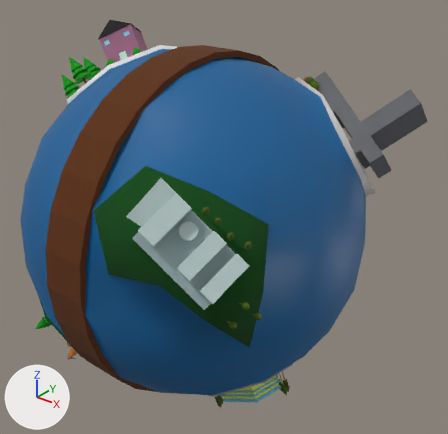
A saved change to the glTF model Assets/Tatiana_Earth_Final.gltf.
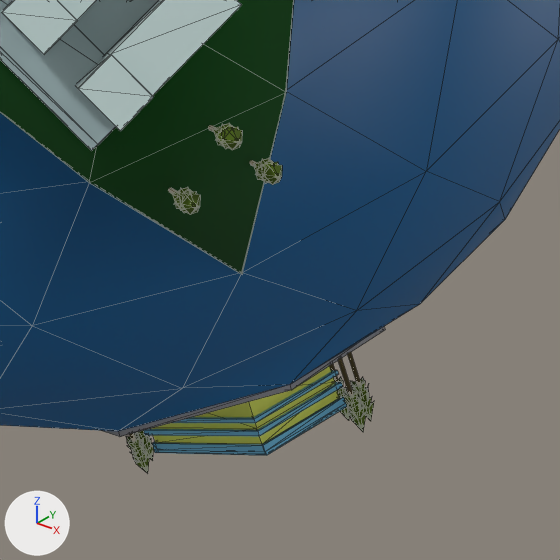
The first picture shows the older version from a 50 mm lens placed at (2.21, -2.5, 1.64), pointed at (0.13, 0.11, 0.03). The close-ups show both versions on the part from 39% to 77% of the width and 61% to 100% of the height of that picture; other places that the commit changed are outside them. The lights are fixed; the arrows at lower left show +X, +Y and +Z. The close-ups show mesh edges as thin lines. Where no turn or scale is listed for an object, it has been applied to the vertices.

Before the edit, the objects in view are built like this:
```python
ob_earth = bpy.data.objects.new('Earth', me_icosphere)
ob_earth.location = (0.0, 0.0, 0.0)
ob_lisbon_uni = bpy.data.objects.new('Lisbon Uni', me_plane_012)
ob_lisbon_uni.location = (0.519, -0.143, -0.887)
ob_lisbon_uni.rotation_euler = (3.05, -0.551, -0.0949)  # degrees (175, -32, -5.4)
ob_lisbon_uni.scale = (-0.161, -0.107, -0.134)
ob_pt_tree_1_lisonuni = bpy.data.objects.new('PT_Tree_1_LisonUNI', me_portugal_tree_001)
ob_pt_tree_1_lisonuni.location = (0.373, -0.257, -0.991)
ob_pt_tree_2_lisonuni = bpy.data.objects.new('PT_Tree_2_LisonUNI', me_portugal_tree_002)
ob_pt_tree_2_lisonuni.location = (0.345, -0.209, -1.011)
ob_pt_tree_3_lisonuni = bpy.data.objects.new('PT_Tree_3_LisonUNI', me_portugal_tree_003)
ob_pt_tree_3_lisonuni.location = (0.705, -0.031, -0.836)
ob_pt_tree_4_lisonuni = bpy.data.objects.new('PT_Tree_4_LisonUNI', me_portugal_tree_004)
ob_pt_tree_4_lisonuni.location = (0.72, -0.079, -0.82)
ob_pt_tree_5_lisonuni = bpy.data.objects.new('PT_Tree_5_LisonUNI', me_portugal_tree_005)
ob_pt_tree_5_lisonuni.location = (0.656, -0.026, -0.866)
# also in view: 'Coimbra Uni' at (0.58, -0.72, 0.35)
```
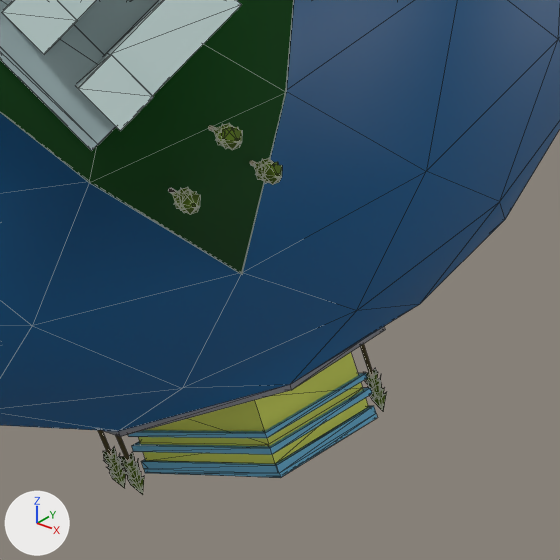
Patch to the scene script:
```diff
--- a/Assets/Tatiana_Earth_Final.gltf.py
+++ b/Assets/Tatiana_Earth_Final.gltf.py
@@ ob_pt_tree_1_lisonuni @@
 ob_pt_tree_1_lisonuni = bpy.data.objects.new('PT_Tree_1_LisonUNI', me_portugal_tree_001)
-ob_pt_tree_1_lisonuni.location = (0.373, -0.257, -0.991)
+ob_pt_tree_1_lisonuni.location = (0.425, -0.337, -0.952)
@@ ob_pt_tree_2_lisonuni @@
 ob_pt_tree_2_lisonuni = bpy.data.objects.new('PT_Tree_2_LisonUNI', me_portugal_tree_002)
-ob_pt_tree_2_lisonuni.location = (0.345, -0.209, -1.011)
+ob_pt_tree_2_lisonuni.location = (0.35, -0.297, -1.011)
@@ ob_pt_tree_3_lisonuni @@
 ob_pt_tree_3_lisonuni = bpy.data.objects.new('PT_Tree_3_LisonUNI', me_portugal_tree_003)
-ob_pt_tree_3_lisonuni.location = (0.705, -0.031, -0.836)
+ob_pt_tree_3_lisonuni.location = (0.698, 0.022, -0.855)
@@ ob_pt_tree_4_lisonuni @@
-ob_pt_tree_4_lisonuni = bpy.data.objects.new('PT_Tree_4_LisonUNI', me_portugal_tree_004)
-ob_pt_tree_4_lisonuni.location = (0.72, -0.079, -0.82)
@@ ob_pt_tree_5_lisonuni @@
-ob_pt_tree_5_lisonuni = bpy.data.objects.new('PT_Tree_5_LisonUNI', me_portugal_tree_005)
-ob_pt_tree_5_lisonuni.location = (0.656, -0.026, -0.866)
@@ ob_lisbon_uni @@
 ob_lisbon_uni = bpy.data.objects.new('Lisbon Uni', me_plane_012)
-ob_lisbon_uni.location = (0.519, -0.143, -0.887)
+ob_lisbon_uni.location = (0.537, -0.143, -0.902)
 ob_lisbon_uni.rotation_euler = (3.05, -0.551, -0.0949)  # degrees (175, -32, -5.4)
-ob_lisbon_uni.scale = (-0.161, -0.107, -0.134)
+ob_lisbon_uni.scale = (-0.195, -0.129, -0.162)
```

Where the change shows, as pixel boxes (x1, y1, x2, y2) in the close-ups (560 x 560 px):
'Lisbon Uni', moved, rescaled
    before: (143, 366, 347, 455)
    after: (128, 352, 378, 478)
'PT_Tree_3_LisonUNI', moved
    before: (348, 352, 374, 421)
    after: (361, 344, 387, 411)
'PT_Tree_1_LisonUNI', moved
    before: (126, 432, 149, 473)
    after: (116, 436, 144, 495)
'PT_Tree_2_LisonUNI', moved
    before: (133, 431, 154, 461)
    after: (98, 430, 126, 488)
'PT_Tree_4_LisonUNI', deleted
    before: (338, 358, 367, 432)
    faces in mat_leaves2 (dark green #465e00): (342, 387, 367, 432)
    faces in mat_wood_004 (yellow #988240): (338, 358, 353, 396)
'PT_Tree_5_LisonUNI', deleted
    before: (330, 364, 350, 420)
    faces in mat_leaves2 (dark green #465e00): (337, 377, 350, 420)
